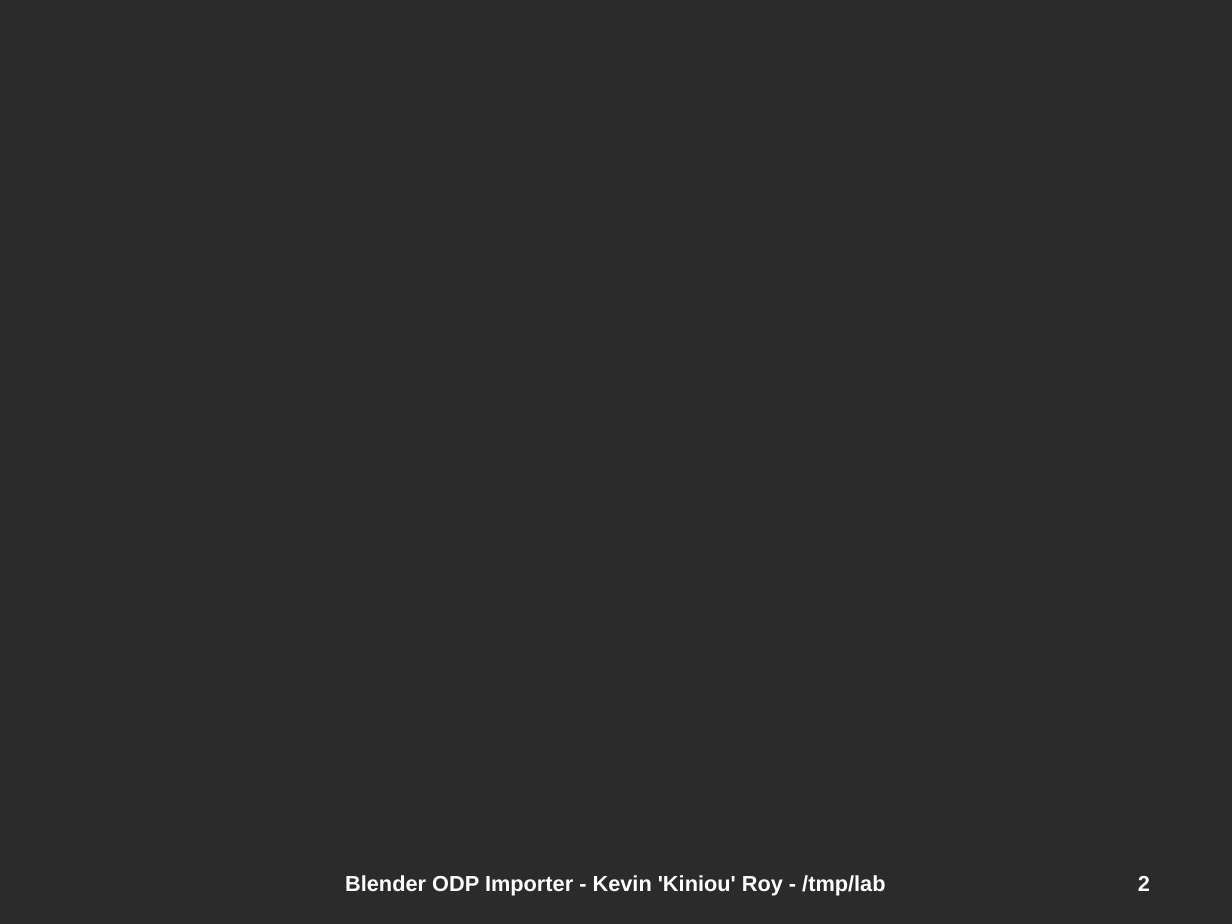
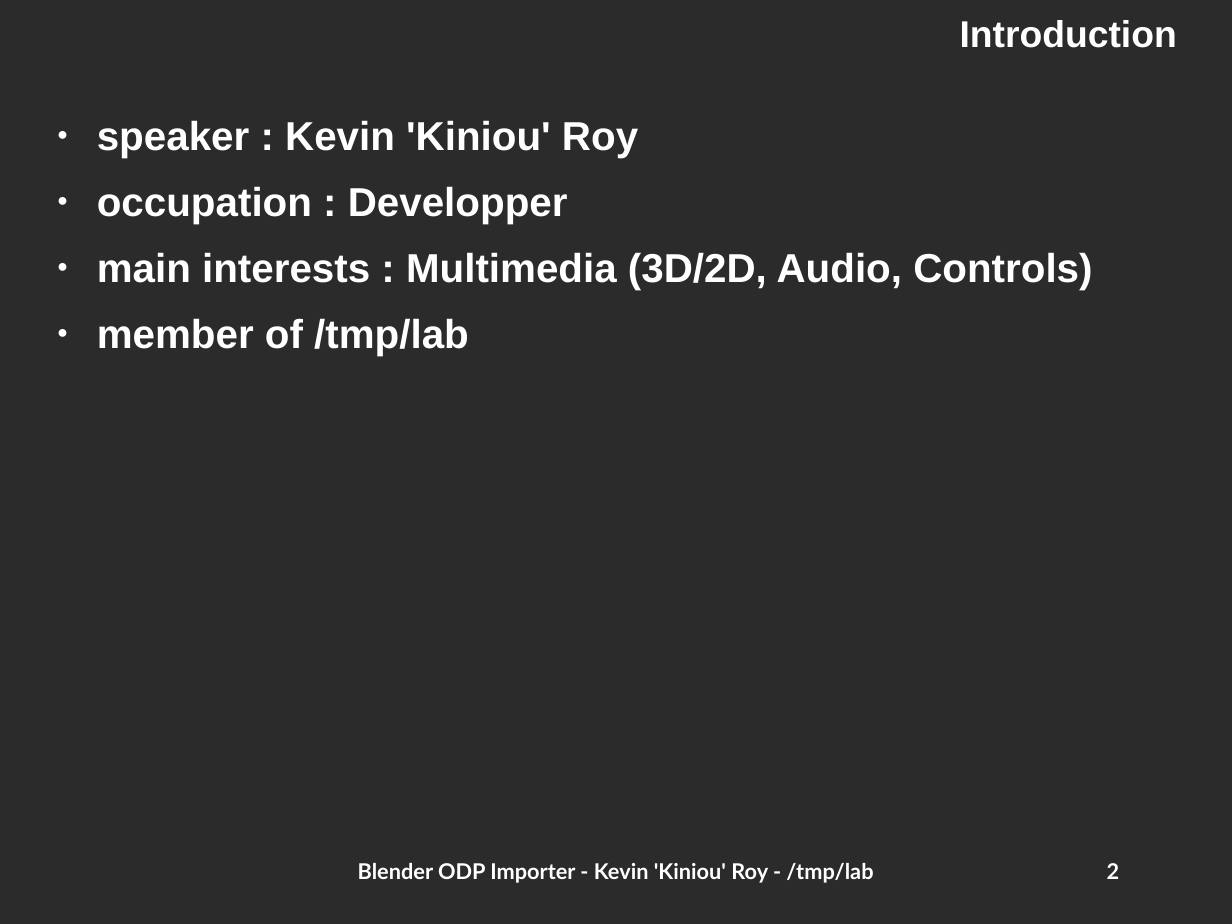
Before and after one commit to kiniou/blender-smooth-slides, a slide deck: slide 2 of import/doc/HSF2009.odp. Drawn at 1232x924 pixels with LibreOffice and Linux fonts; fonts in the diff are those of the drawing; background and template pictures are left out; a plain dark background stands for a picture behind light text. Boxes give left, top, right and bottom in pixels: in the first picture for what was removed or moved away, otherwise in the second. Text is boxed around its words. In the diff, an @@ line names an element or a change of style, - is before the commit and + after.

Commit message:
Road to get ODP Styles working (5)
    * Added Background image on pages

```diff
--- a/import/doc/HSF2009.odp
+++ b/import/doc/HSF2009.odp
@@ title added at (960,20,1177,48), 24 pt, text #FFFFFF, bold @@
+Introduction
@@ text added at (97,120,1092,356), 26 pt, text #FFFFFF, bold @@
+● speaker : Kevin 'Kiniou' Roy
+● occupation : Developper
+● main interests : Multimedia (3D/2D, Audio, Controls)
+● member of /tmp/lab
@@ text "Blender ODP Importer - Kevin ...": place and size @@
-text "Blender ODP Importer - Kevin ..." at (345,875,885,896)
+text "Blender ODP Importer - Kevin ..." at (358,863,873,883)
@@ text "Blender ODP Importer - Kevin ..." at (358,863,873,883): font Arial to Lato, letter outline #FFFFFF 0.75 pt to none; vertical alignment middle to top @@
@@ page number at (1107,863,1120,879): font Arial to Lato, letter outline #FFFFFF 0.75 pt to none; vertical alignment middle to top @@
@@ page number: place and size @@
-page number at (1138,876,1150,891)
+page number at (1107,863,1120,879)
```
Also in this commit, not shown: 21 other slides changed, 1 slide added, 1 slide removed, 3 other files.
